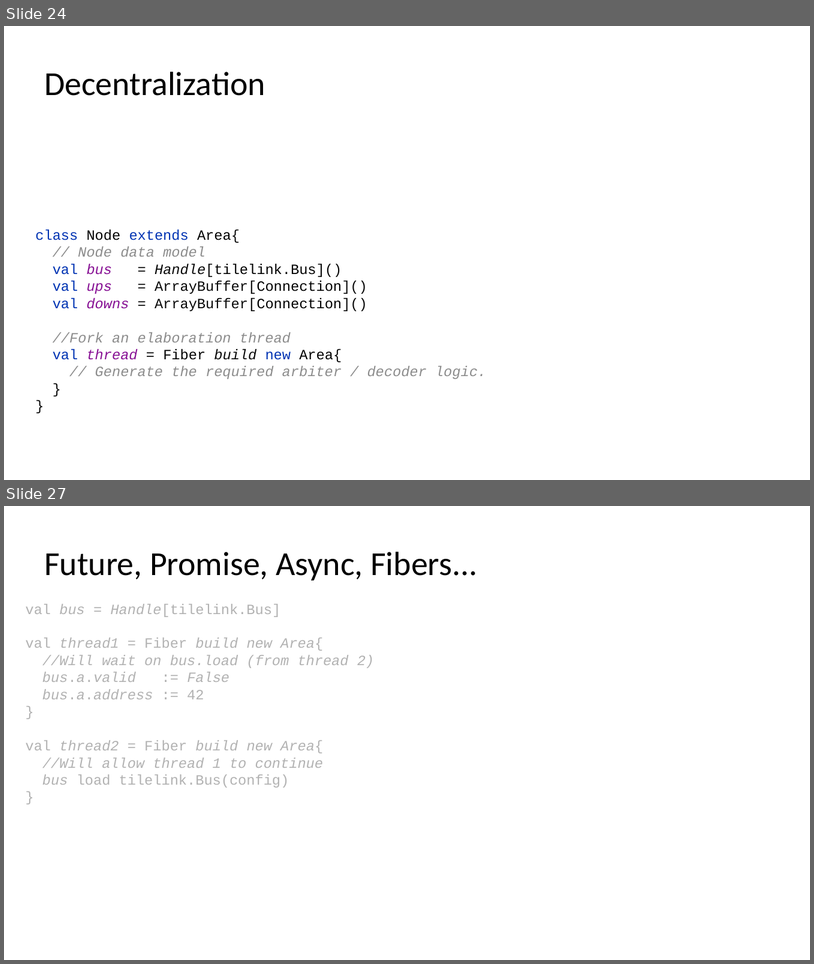
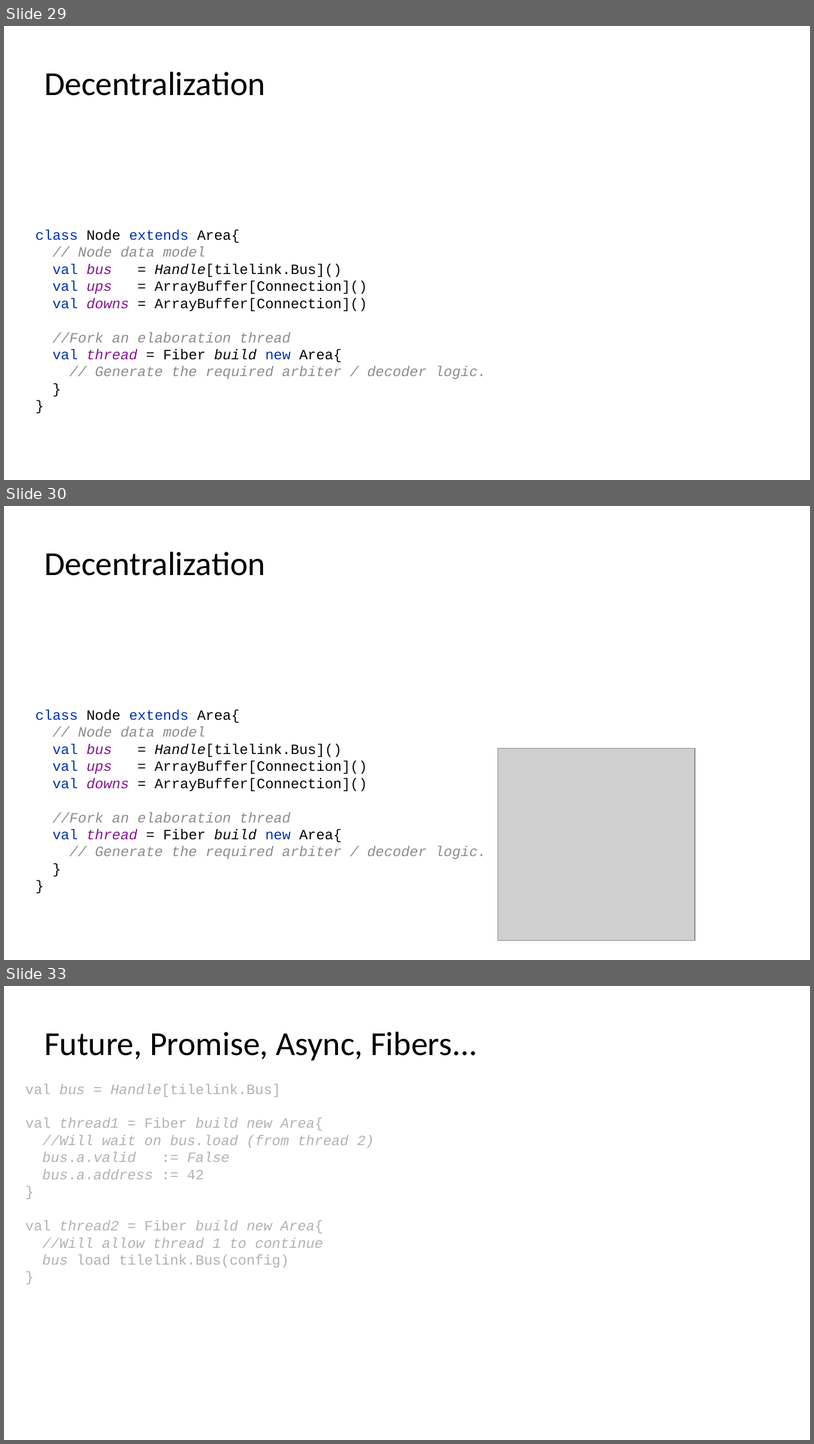
Before and after one commit to SpinalHDL/SpinalDoc, a slide deck: presentation/en/fsic_100723/fsic_100723.odp. Shown one above the other, each under a label of ours: slides 24 and 27 before the commit, slides 29, 30 and 33 after it; the slides between them are not shown. The pictures are 814x964 and 814x1444 pixels, drawn with LibreOffice and Linux fonts; fonts in the diff are those of the drawing; grey boxes stand for pictures. Boxes give left, top, right and bottom in pixels: in the first picture for what was removed or moved away, otherwise in the second. Text is boxed around its words. In the diff, an @@ line names an element or a change of style, - is before the commit and + after.

```diff
--- a/presentation/en/fsic_100723/fsic_100723.odp
+++ b/presentation/en/fsic_100723/fsic_100723.odp
@@ slide 30 added at box(4, 506, 810, 960), background #FFFFFF @@
@@ title added at box(44, 552, 266, 576), 37.7 pt, text #000000 @@
+Decentralization
@@ text added at box(35, 709, 486, 859), 16 pt, text #8C8C8C @@
+class Node extends Area{
+// Node data model
+val bus = Handle[tilelink.Bus]()
+val ups = ArrayBuffer[Connection]()
+val downs = ArrayBuffer[Connection]()
+//Fork an elaboration thread
+val thread = Fiber build new Area{
+// Generate the required arbiter / decoder logic.
+}
+}
@@ picture added at box(498, 748, 695, 940) @@
@@ what was slide 24 is now slide 29 @@
@@ what was slide 27 is now slide 33 @@
```
Also in this commit, not shown: 21 slides changed, 5 other slides added, 2 other files.
